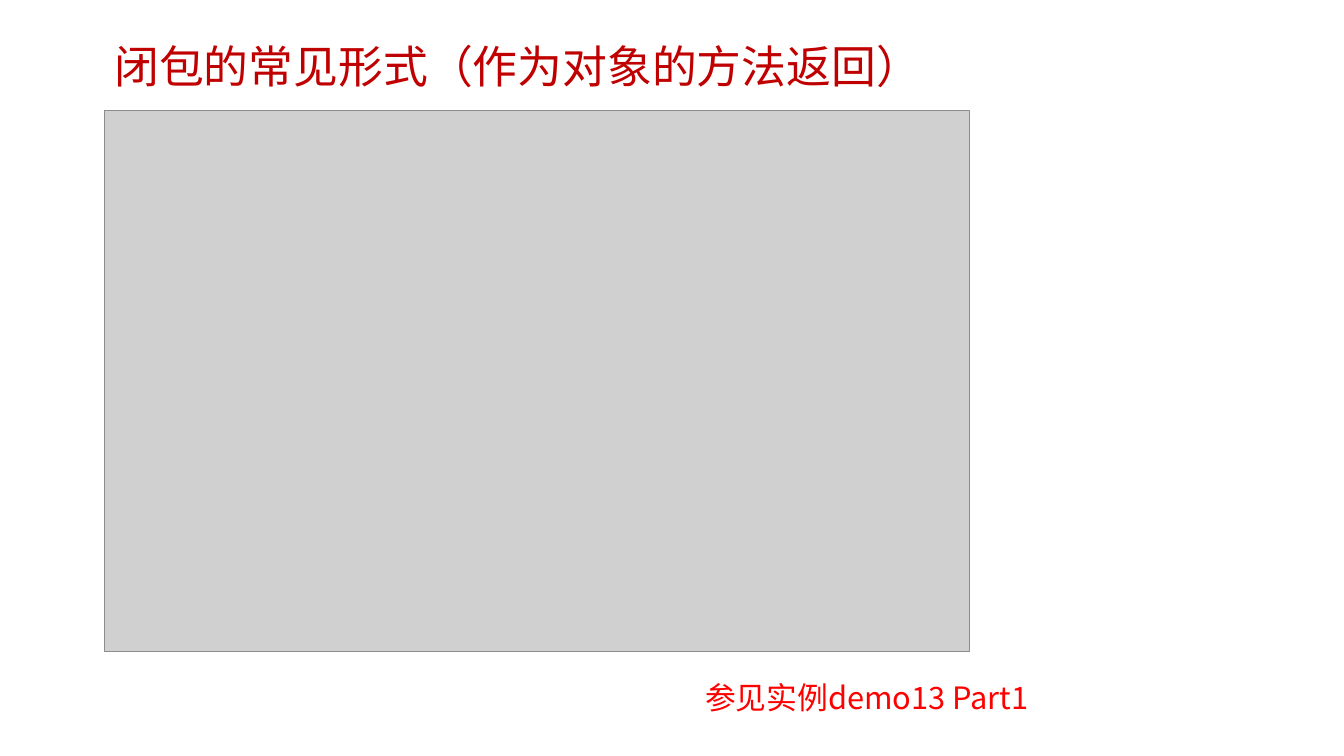
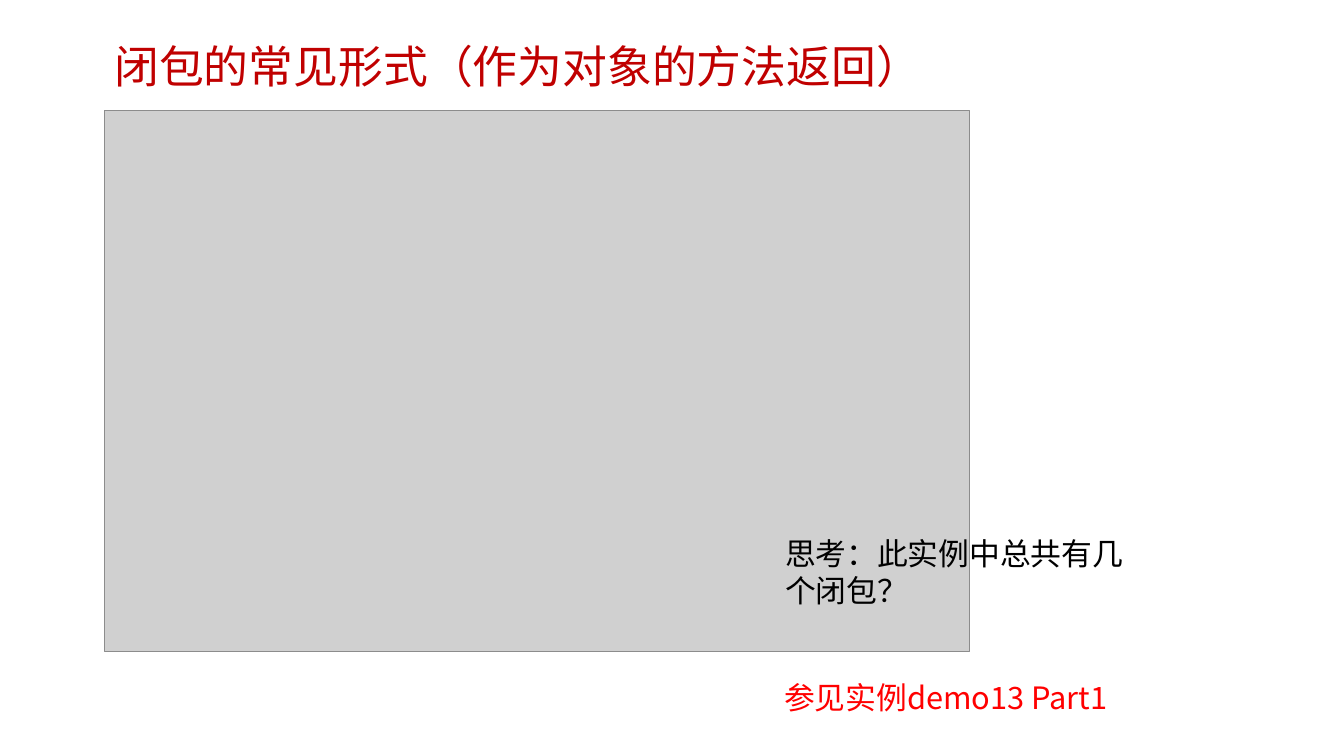
Before and after one commit to edu2act/course-javascript-advanced, a slide deck: slide 38 of 课程PPT/05.JavaScript函数进阶二.pptx. Drawn at 1344x756 pixels with LibreOffice and Linux fonts; fonts in the diff are those of the drawing; grey boxes stand for pictures; background and template pictures are left out. Boxes give left, top, right and bottom in pixels: in the first picture for what was removed or moved away, otherwise in the second. Text is boxed around its words. In the diff, an @@ line names an element or a change of style, - is before the commit and + after.

```diff
--- a/课程PPT/05.JavaScript函数进阶二.pptx
+++ b/课程PPT/05.JavaScript函数进阶二.pptx
@@ text added at <box>785,534,1123,605</box>, 22 pt, text #000000 @@
+思考：此实例中总共有几个闭包？
@@ text "参见实例demo13 Part1": place and size @@
-text "参见实例demo13 Part1" at <box>705,683,1028,712</box>
+text "参见实例demo13 Part1" at <box>784,683,1107,712</box>
```
Also in this commit, not shown: 3 other slides changed, 3 other files.
